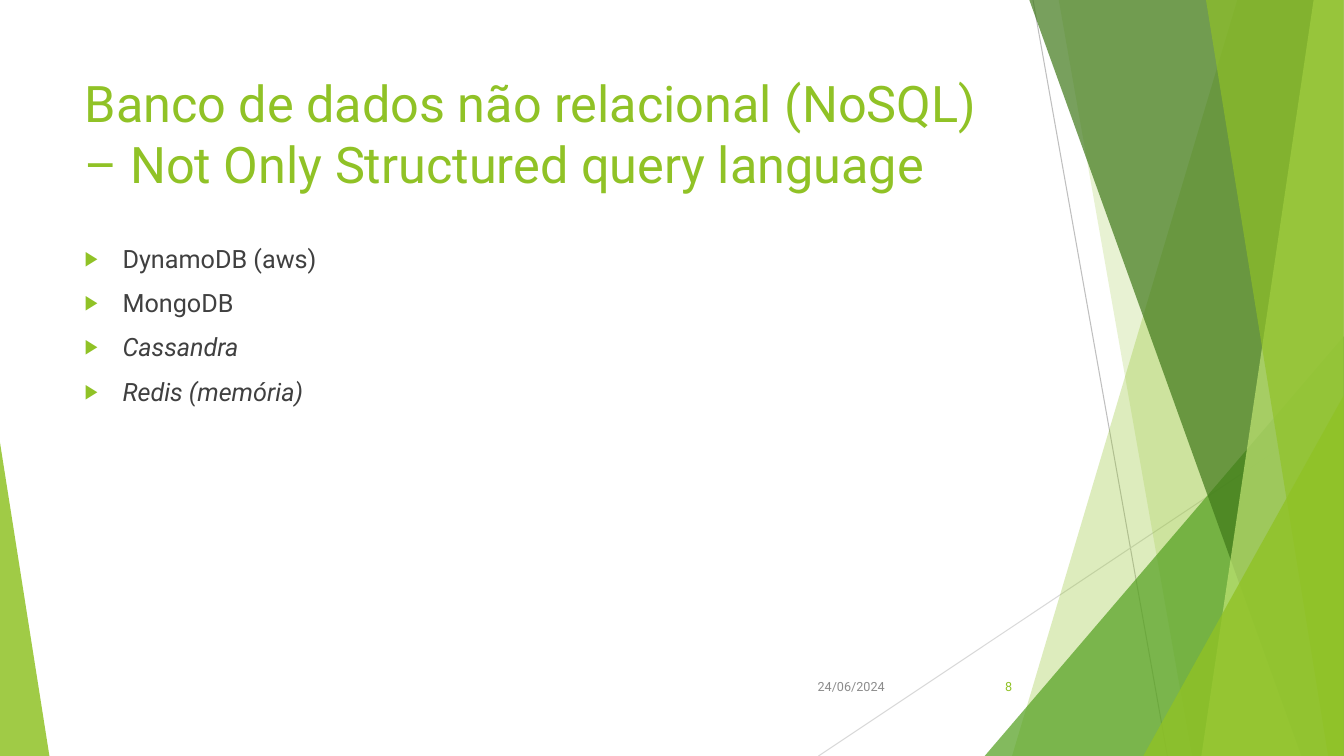
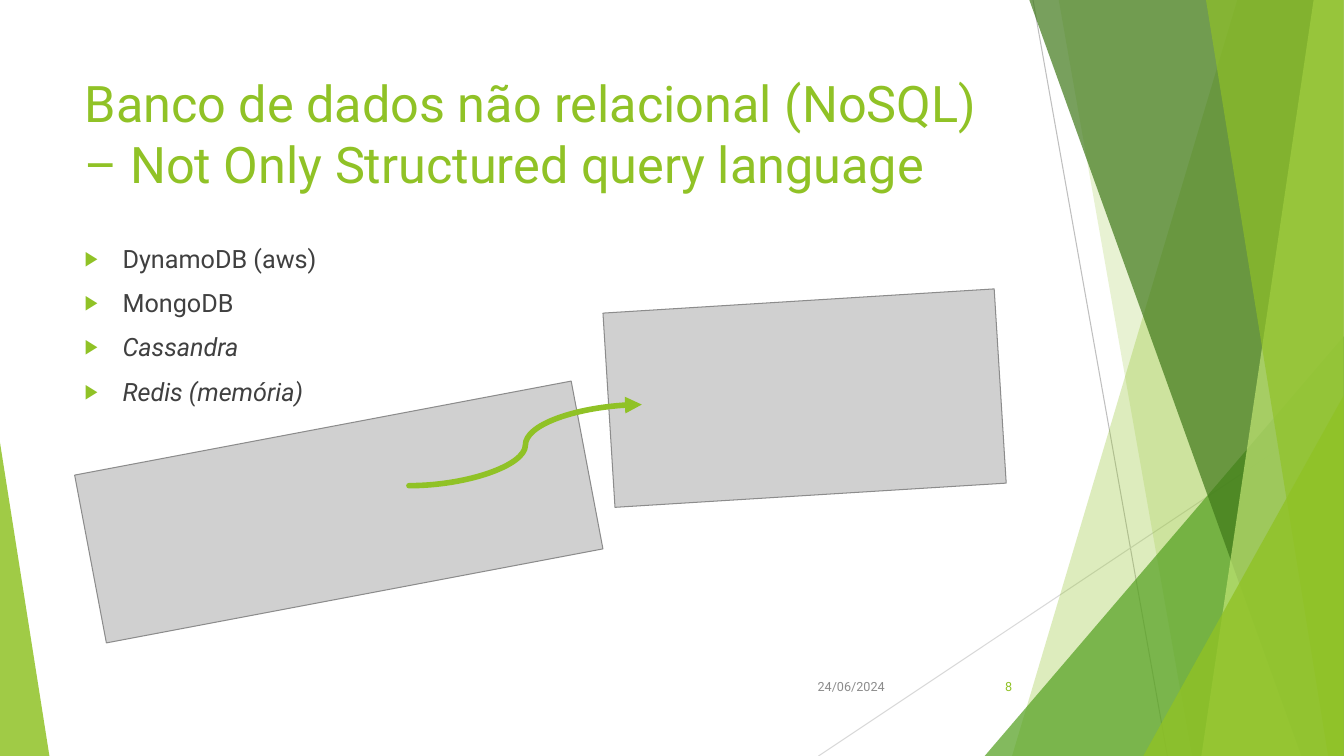
Before and after one commit to evertongodoy/senac-db, a slide deck: slide 8 of presentation/Senac.pptx. Drawn at 1344x756 pixels with LibreOffice and Linux fonts; fonts in the diff are those of the drawing; grey boxes stand for pictures. Boxes give left, top, right and bottom in pixels: in the first picture for what was removed or moved away, otherwise in the second. Text is boxed around its words. In the diff, an @@ line names an element or a change of style, - is before the commit and + after.

```diff
--- a/presentation/Senac.pptx
+++ b/presentation/Senac.pptx
@@ picture added at [603, 289, 1007, 507] @@
@@ picture added at [74, 381, 602, 642] @@
@@ curved arrow added from (409, 486) to (642, 404), #90C226 4 pt @@
```
Also in this commit, not shown: 8 other slides changed.
